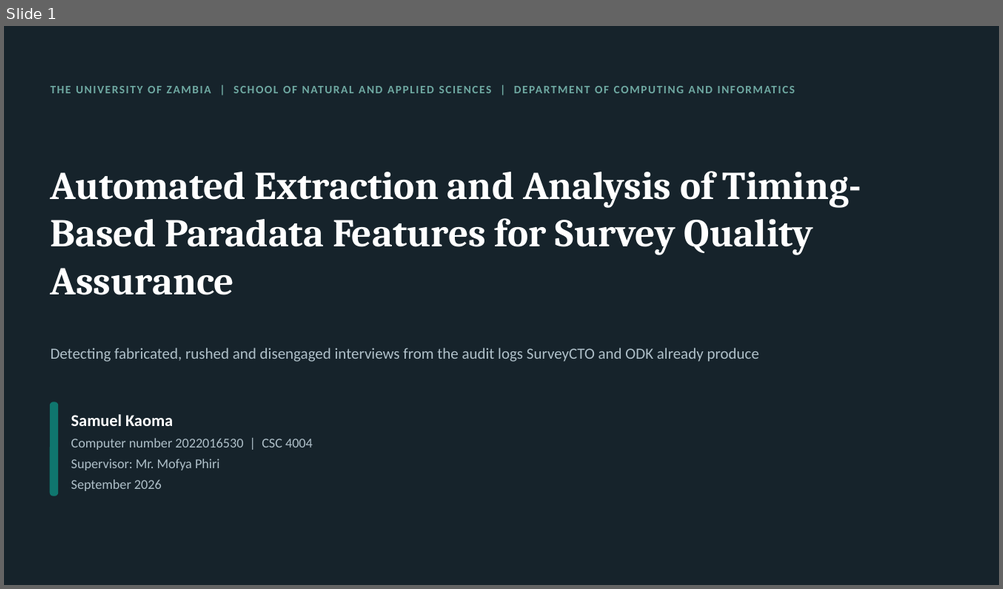
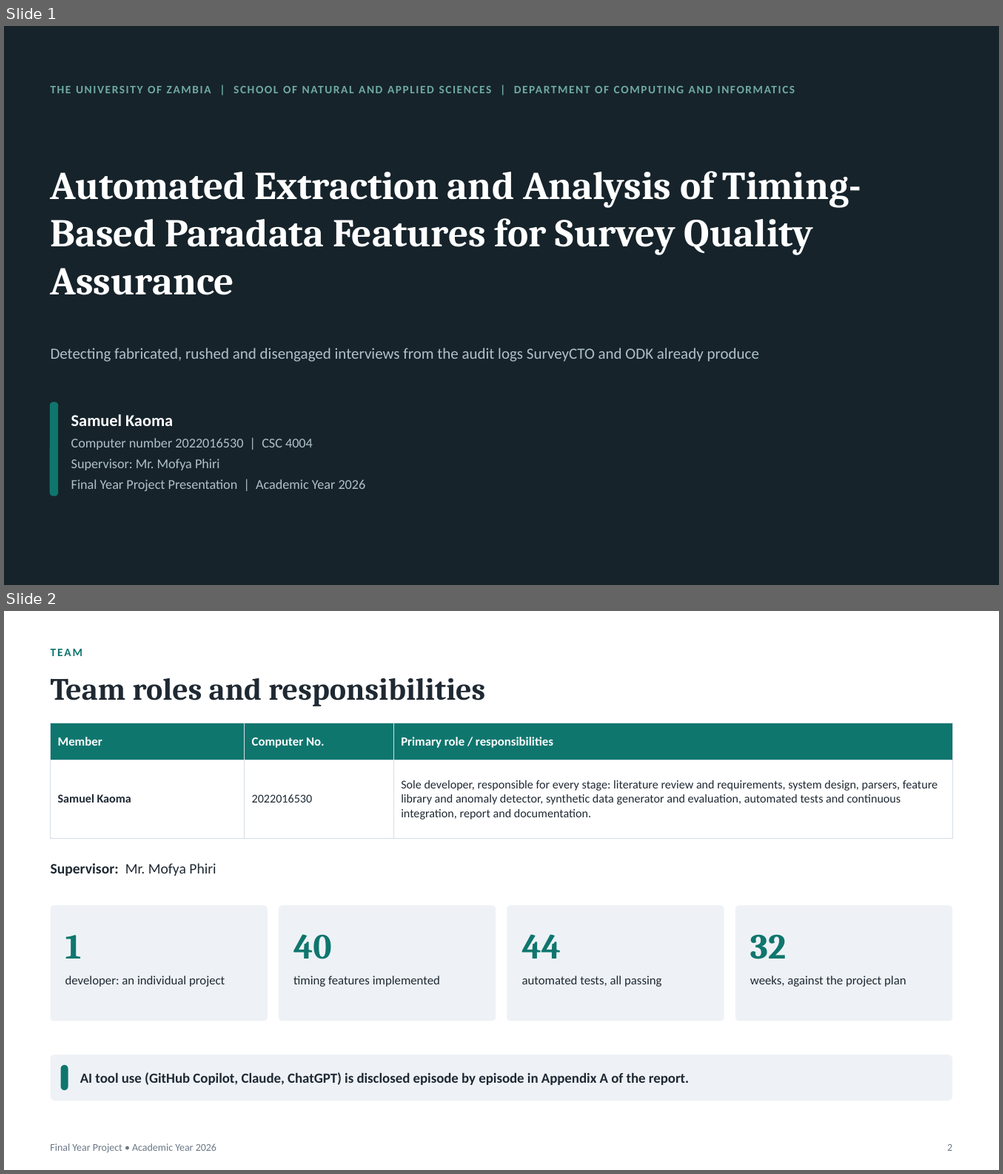
Before and after one commit to Samuelkaoma-eng/SKACE-TIME-DATA, a slide deck: docs/deliverables/Kaoma_Paradata_Presentation.pptx. Shown one above the other, each under a label of ours: slide 1 before the commit, slides 1 and 2 after it. The pictures are 1003x589 and 1003x1174 pixels, drawn with LibreOffice and Linux fonts; fonts in the diff are those of the drawing. Boxes give left, top, right and bottom in pixels: in the first picture for what was removed or moved away, otherwise in the second. Text is boxed around its words. In the diff, an @@ line names an element or a change of style, - is before the commit and + after.

Commit message:
Update the presentation deck
Recall gains in percentage points, the stress baseline on the baseline
slide, scaling as cost per interview, canonical profiles on the data slide,
data-quality flags named on the demo slide, and the reference check stated
as in Appendix E. Architecture now comes before data and lists the modules;
footer and slide numbers follow the template; 26 slides cut to 24.

```diff
--- a/docs/deliverables/Kaoma_Paradata_Presentation.pptx
+++ b/docs/deliverables/Kaoma_Paradata_Presentation.pptx
@@ slide 2 added at (4,611,999,1170), background #FFFFFF @@
@@ text added at (51,649,83,656), 11 pt, text #0F766E, bold @@
+TEAM
@@ text added at (51,678,485,706), 30 pt, text #1F2933, bold @@
+Team roles and responsibilities
@@ table added at (51,723,952,839), 2 rows, 3 columns @@
+Member | Computer No. | Primary role / responsibilities
+Samuel Kaoma | 2022016530 | Sole developer, responsible for every stage: literature review and requirements, system design, parsers, feature library and anomaly detector, synthetic data generator and evaluation, automated tests and continuous integration, report and documentation.
@@ text added at (51,863,216,876), 14 pt, text #1F2933 @@
+Supervisor: Mr. Mofya Phiri
@@ rounded rectangle added at (51,906,267,1022), fill #EEF2F6 @@
@@ rounded rectangle added at (279,906,495,1022), fill #EEF2F6 @@
@@ rounded rectangle added at (507,906,724,1022), fill #EEF2F6 @@
@@ rounded rectangle added at (735,906,952,1022), fill #EEF2F6 @@
@@ text added at (65,935,82,959), 34 pt, text #0F766E, bold @@
+1
@@ text added at (293,934,332,960), 34 pt, text #0F766E, bold @@
+40
@@ text added at (522,934,561,959), 34 pt, text #0F766E, bold @@
+44
@@ text added at (750,934,785,960), 34 pt, text #0F766E, bold @@
+32
@@ text added at (65,976,225,987), 12 pt, text #1F2933 @@
+developer: an individual project
@@ text added at (293,976,440,987), 12 pt, text #1F2933 @@
+timing features implemented
@@ text added at (522,976,662,987), 12 pt, text #1F2933 @@
+automated tests, all passing
@@ text added at (750,976,906,987), 12 pt, text #1F2933 @@
+weeks, against the project plan
@@ rounded rectangle added at (51,1055,952,1101), fill #EEF2F6 @@
@@ rounded rectangle added at (61,1065,68,1091), fill #0F766E @@
@@ text added at (80,1073,688,1085), 13.5 pt, text #1F2933, bold @@
+AI tool use (GitHub Copilot, Claude, ChatGPT) is disclosed episode by episode in Appendix A of the report.
@@ text added at (50,1144,216,1153), 10 pt, text #6B7785 @@
+Final Year Project • Academic Year 2026
@@ page number added at (947,1145,952,1151), 10 pt, text #6B7785 @@
+2
@@ slide 1 changed as well @@
@@ text at (71,480,366,491): text changed @@
-September 2026
+Final Year Project Presentation | Academic Year 2026
```
Also in this commit, not shown: 9 other slides changed, 13 other slides added, 21 slides removed.
